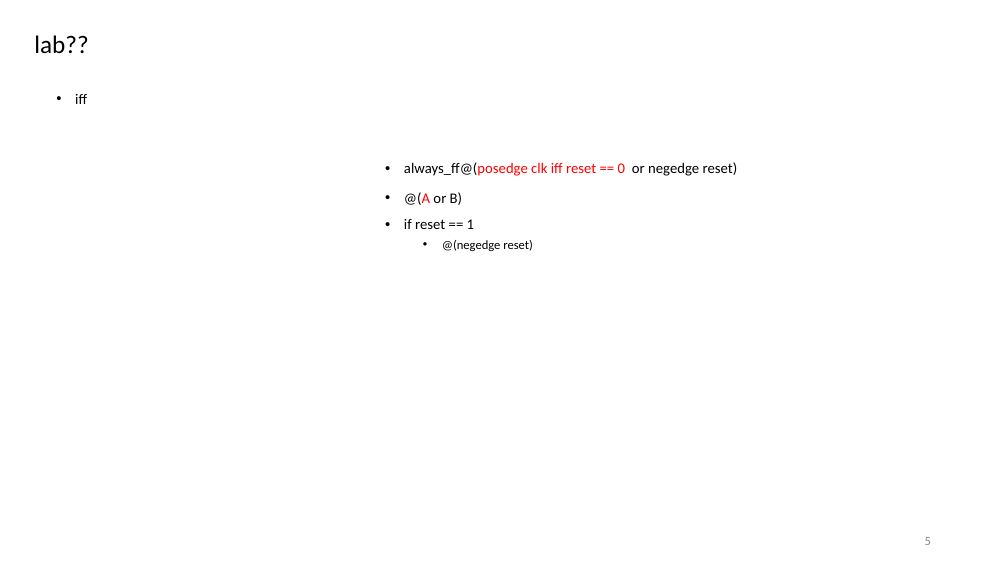
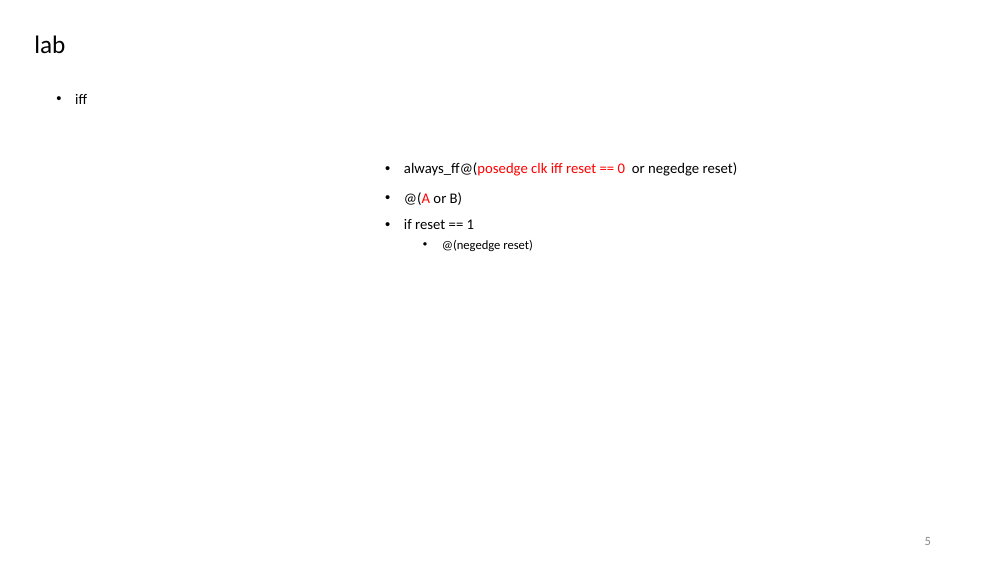
Before and after one commit to r06942072/study_sv, a slide deck: slide 5 of note.pptx. Drawn at 1008x567 pixels with LibreOffice and Linux fonts; fonts in the diff are those of the drawing. Boxes give left, top, right and bottom in pixels: in the first picture for what was removed or moved away, otherwise in the second. Text is boxed around its words. In the diff, an @@ line names an element or a change of style, - is before the commit and + after.

```diff
--- a/note.pptx
+++ b/note.pptx
@@ title at bbox=[34, 35, 65, 54]: text changed @@
-lab??
+lab
```
Also in this commit, not shown: 2 other slides changed, 8 other files.
